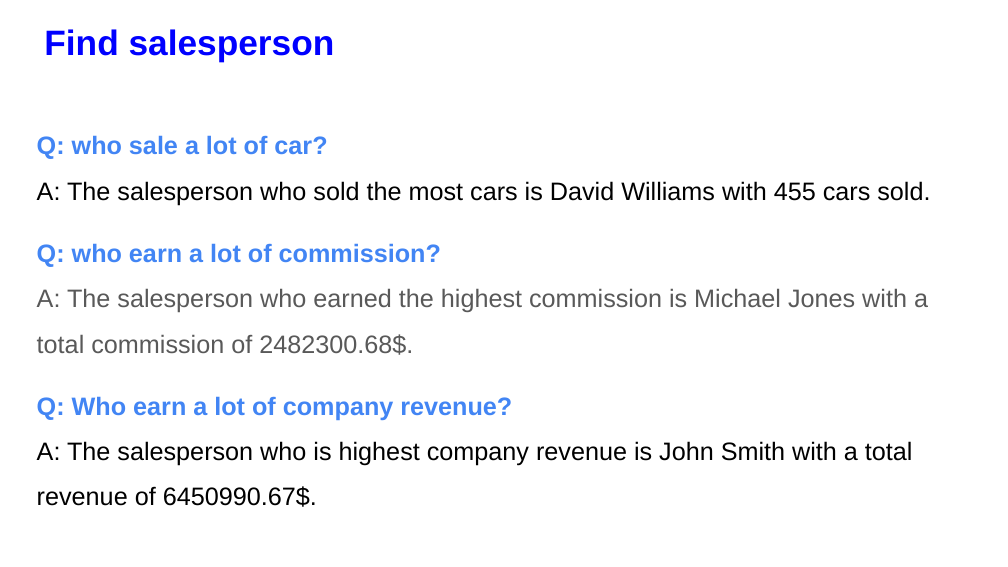
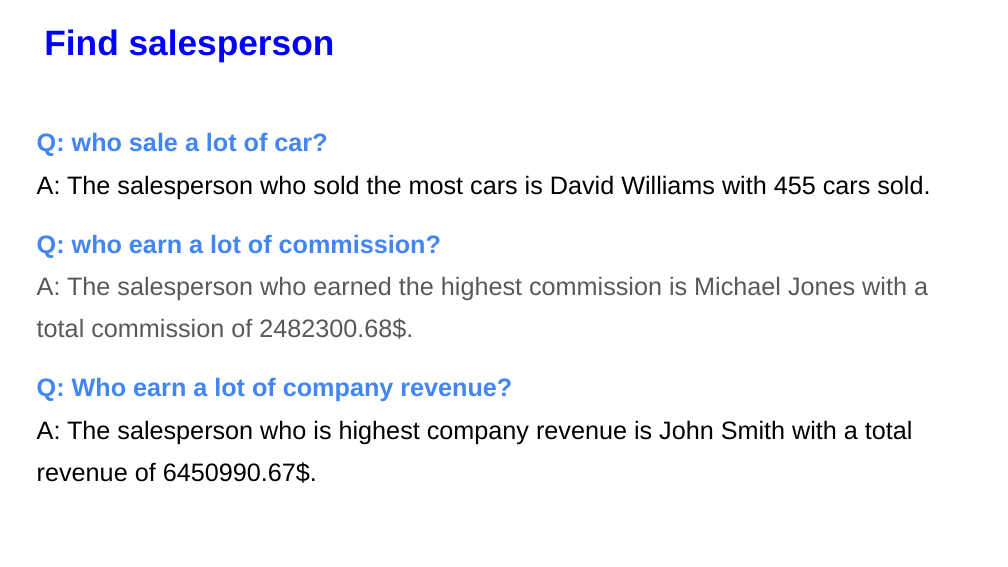
Before and after one commit to Meysenghour/Bigdata_sales-car-data, a slide deck: slide 7 of Final_Project_Bigdata.pptx. Drawn at 1008x567 pixels with LibreOffice and Linux fonts; fonts in the diff are those of the drawing. Boxes give left, top, right and bottom in pixels: in the first picture for what was removed or moved away, otherwise in the second. Text is boxed around its words. In the diff, an @@ line names an element or a change of style, - is before the commit and + after.

```diff
--- a/Final_Project_Bigdata.pptx
+++ b/Final_Project_Bigdata.pptx
@@ text "Q: who sale a lot ..." at (37, 132, 930, 483): line spacing 1.5 to 1.4 @@
```
Also in this commit, not shown: 2 other slides changed.
